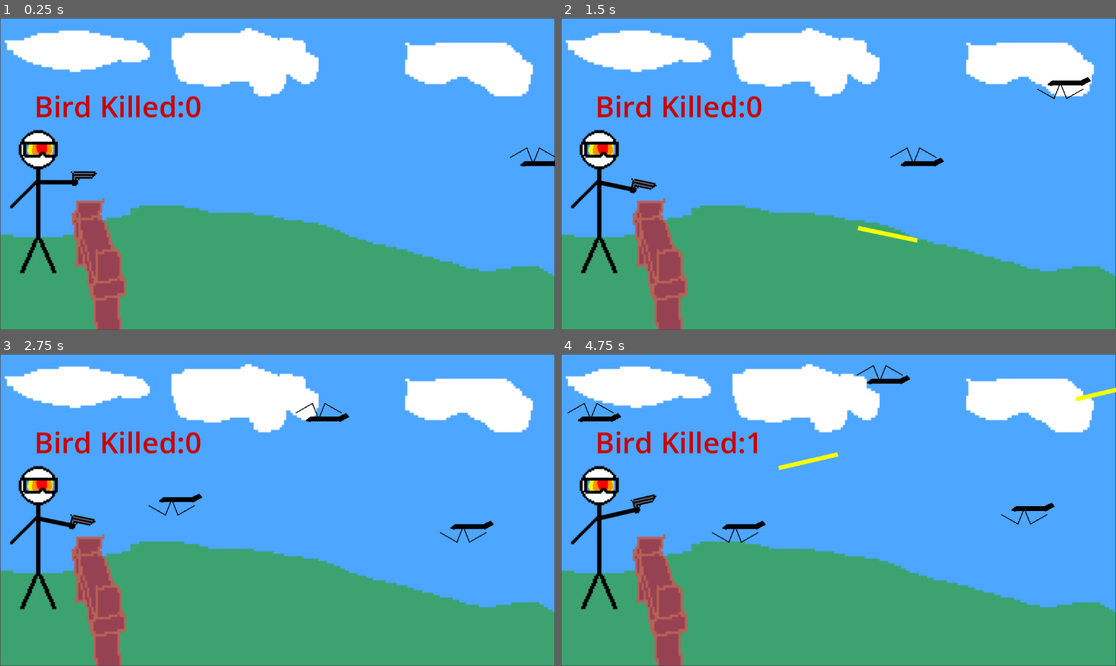
Above: before the commit, frames 1-4 (two rows, left to right).
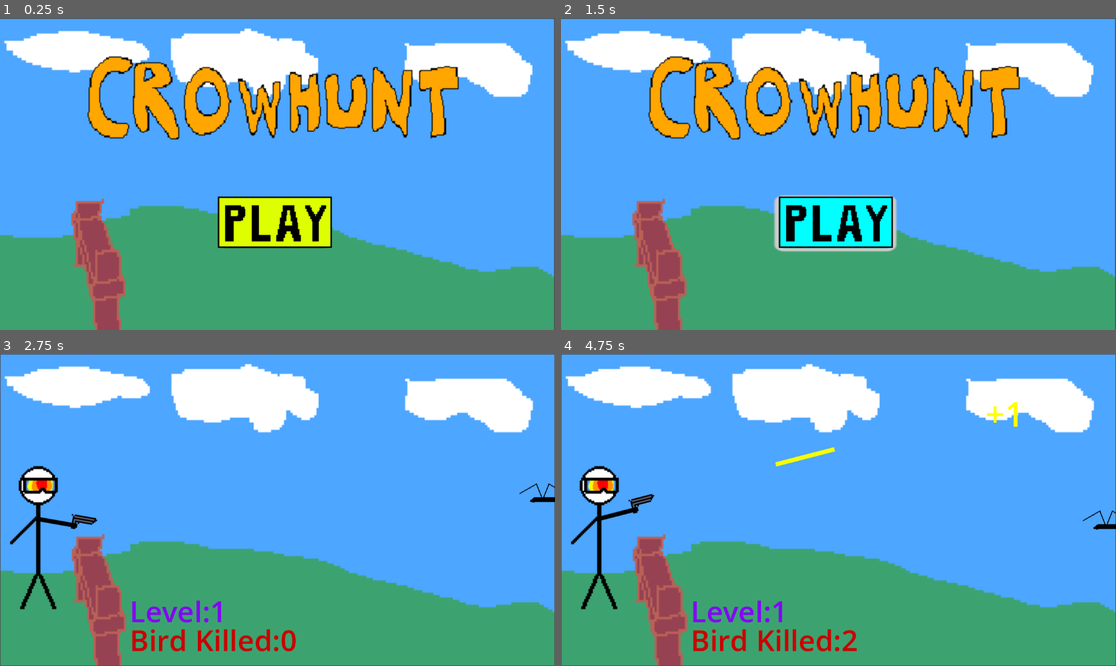
Above: after the commit, the same moments.

Repository: BingHaoJo/stickbird-shooter
Game: Godot game, scene res://Scenes/main_menu.tscn
Same seed, same stepped clock (60 frames per second), same inputs: the game is played once before the commit and once after it. Before the commit the project starts from res://Scenes/main.tscn.
Inputs (mouse positions are in pixels of both pictures, inside the frame that each line leads up to):
- Up to frame 1 (0.25 s): no input
- Up to frame 2 (1.5 s): click (832, 223) at 0.52 s; click (832, 223) at 1.27 s
- Up to frame 3 (2.75 s): click (271, 559) at 2.02 s
- Up to frame 4 (4.75 s): move the mouse to (960, 494) at 2.77 s; press the mouse at (960, 494) at 2.78 s; move the mouse to (727, 525) at 3.52 s; release the mouse at (727, 525) at 3.53 s; click (727, 525) at 3.6 s; move the mouse to (894, 441) at 4.27 s; press the mouse at (894, 441) at 4.28 s

The runs differ from the first frame. In frame 1, 17% of the frame differs, in the area x 0-100%, y 0-100%; in frame 2, 17%; in frame 3, 3.1%; in frame 4, 3.8%.

Commit message:
Finish UI

Diff:
--- a/Scenes/bird.tscn
+++ b/Scenes/bird.tscn
@@ -5,7 +5,7 @@
 [ext_resource type="Texture2D" uid="uid://dj6wh8ba8wdpc" path="res://Assets/stickbird_frame_2_256x256.png" id="2_dnvpi"]
 
 [sub_resource type="RectangleShape2D" id="RectangleShape2D_vl8r2"]
-size = Vector2(214, 63.333332)
+size = Vector2(214, 91.33333)
 
 [sub_resource type="SpriteFrames" id="SpriteFrames_rr33m"]
 animations = [{
@@ -23,10 +23,11 @@
 
 [node name="Bird" type="CharacterBody2D" groups=["Bird"]]
 scale = Vector2(0.5, 0.5)
+collision_mask = 2
 script = ExtResource("1_dnvpi")
 
 [node name="CollisionShape2D" type="CollisionShape2D" parent="."]
-position = Vector2(21, 21.666666)
+position = Vector2(21, 7.666667)
 shape = SubResource("RectangleShape2D_vl8r2")
 
 [node name="AnimatedSprite2D" type="AnimatedSprite2D" parent="."]
--- a/Scenes/bullet.tscn
+++ b/Scenes/bullet.tscn
@@ -15,6 +15,7 @@
 
 [node name="Area2D" type="Area2D" parent="."]
 position = Vector2(47, 0)
+collision_layer = 2
 
 [node name="CollisionShape2D" type="CollisionShape2D" parent="Area2D"]
 position = Vector2(10.5, 0.5)
--- a/Scenes/main.tscn
+++ b/Scenes/main.tscn
@@ -9,6 +9,10 @@
 [sub_resource type="LabelSettings" id="LabelSettings_jjvhh"]
 font_size = 60
 font_color = Color(0.8012637, 1.540184e-06, 6.738305e-07, 1)
+
+[sub_resource type="LabelSettings" id="LabelSettings_kry3j"]
+font_size = 60
+font_color = Color(0.52156866, 0, 0.9764706, 1)
 
 [node name="Main" type="Node2D"]
 
@@ -41,12 +45,20 @@
 position = Vector2(1185, 42)
 
 [node name="PointCounter" type="Label" parent="."]
-offset_left = 70.0
-offset_top = 142.0
-offset_right = 110.0
-offset_bottom = 238.0
+offset_left = 268.0
+offset_top = 553.0
+offset_right = 308.0
+offset_bottom = 649.0
 text = "0"
 label_settings = SubResource("LabelSettings_jjvhh")
+
+[node name="LevelCounter" type="Label" parent="."]
+offset_left = 268.0
+offset_top = 493.0
+offset_right = 308.0
+offset_bottom = 589.0
+text = "0"
+label_settings = SubResource("LabelSettings_kry3j")
 
 [node name="BirdSpawnPlace" type="Node" parent="."]
 
@@ -57,5 +69,6 @@
 [node name="DingPlayer" type="AudioStreamPlayer2D" parent="."]
 stream = ExtResource("5_kry3j")
 
+[connection signal="milestine_hit" from="PointsManager" to="SpawnManager" method="_on_points_manager_milestine_hit"]
 [connection signal="timeout" from="SpawnTimer" to="SpawnManager" method="_on_spawn_timer_timeout"]
 [connection signal="child_exiting_tree" from="BirdSpawnPlace" to="PointsManager" method="_on_bird_spawn_place_child_exiting_tree"]
--- a/Scenes/main_menu.tscn
+++ b/Scenes/main_menu.tscn
@@ -1,6 +1,25 @@
-[gd_scene load_steps=2 format=3 uid="uid://b02rgrmiw3pa7"]
+[gd_scene load_steps=8 format=3 uid="uid://b02rgrmiw3pa7"]
 
 [ext_resource type="Texture2D" uid="uid://cp8sl33ehb2jm" path="res://Assets/grassy_blue_sky_with_fence_bg_512x256.png" id="1_28flt"]
+[ext_resource type="Texture2D" uid="uid://byelxmu3o3jn4" path="res://Assets/crowhunt_title_512x256.png" id="2_ce3w2"]
+[ext_resource type="Script" uid="uid://bsepxsymj61a3" path="res://Scenes/play_button.gd" id="3_n45e2"]
+[ext_resource type="Texture2D" uid="uid://d2d1pp2w3v7ax" path="res://Assets/play_button_512x256.png" id="4_opfnp"]
+[ext_resource type="Texture2D" uid="uid://dxi1s7ksim08b" path="res://Assets/pressed_play_button_512x256.png" id="5_n45e2"]
+[ext_resource type="AudioStream" uid="uid://bnw4fqrudtxgt" path="res://Audio/Ding_SFX_Stereo_48000Hz.wav" id="6_opfnp"]
+
+[sub_resource type="SpriteFrames" id="SpriteFrames_opfnp"]
+animations = [{
+"frames": [{
+"duration": 1.0,
+"texture": ExtResource("4_opfnp")
+}, {
+"duration": 1.0,
+"texture": ExtResource("5_n45e2")
+}],
+"loop": false,
+"name": &"default",
+"speed": 5.0
+}]
 
 [node name="MainMenu" type="Node2D"]
 
@@ -9,15 +28,33 @@
 scale = Vector2(2.2460938, 2.5234375)
 texture = ExtResource("1_28flt")
 
-[node name="Button" type="Button" parent="."]
+[node name="CrowhuntTitle512x256" type="Sprite2D" parent="."]
+position = Vector2(568, 176)
+scale = Vector2(2, 2)
+texture = ExtResource("2_ce3w2")
+
+[node name="PlayButton" type="Button" parent="."]
 anchors_preset = 15
 anchor_right = 1.0
 anchor_bottom = 1.0
-offset_left = 511.0
-offset_top = 389.0
-offset_right = 558.0
-offset_bottom = 420.0
+offset_left = 453.0
+offset_top = 375.0
+offset_right = 500.0
+offset_bottom = 406.0
 grow_horizontal = 2
 grow_vertical = 2
-scale = Vector2(2, 2)
-flat = true
+scale = Vector2(4.960001, 3.32)
+action_mode = 0
+script = ExtResource("3_n45e2")
+
+[node name="AnimatedSprite2D" type="AnimatedSprite2D" parent="PlayButton"]
+position = Vector2(23.992004, 15.9640045)
+scale = Vector2(0.302, 0.452)
+sprite_frames = SubResource("SpriteFrames_opfnp")
+
+[node name="DingPlayer" type="AudioStreamPlayer2D" parent="PlayButton"]
+position = Vector2(-91.33063, -112.95181)
+scale = Vector2(0.20161286, 0.30120483)
+stream = ExtResource("6_opfnp")
+
+[connection signal="pressed" from="PlayButton" to="PlayButton" method="_on_pressed"]
--- /dev/null
+++ b/Scenes/play_button.gd
@@ -0,0 +1,8 @@
+extends Button
+
+
+func _on_pressed() -> void:
+	$AnimatedSprite2D.frame = 1
+	$DingPlayer.play()
+	await get_tree().create_timer(2).timeout
+	get_tree().change_scene_to_file("res://Scenes/main.tscn")
--- a/Scenes/player.tscn
+++ b/Scenes/player.tscn
@@ -1,12 +1,16 @@
-[gd_scene load_steps=6 format=3 uid="uid://djdiwjipjgmn3"]
+[gd_scene load_steps=8 format=3 uid="uid://djdiwjipjgmn3"]
 
 [ext_resource type="Script" uid="uid://beyoousuttvaa" path="res://Scripts/player.gd" id="1_6t5aa"]
 [ext_resource type="Texture2D" uid="uid://bk3dw280ou2r" path="res://Assets/stickguy_without_gunhand 256x256.png" id="1_cvnsp"]
 [ext_resource type="Texture2D" uid="uid://cpvngarplgl4b" path="res://Assets/stick_gunhand_256x256.png" id="2_6t5aa"]
 [ext_resource type="AudioStream" uid="uid://b1ohfyomhej0n" path="res://Audio/Gun_Shot_Stereo_48000Hz.wav" id="4_vgqql"]
+[ext_resource type="AudioStream" uid="uid://dr4kcis5gnfwv" path="res://Audio/Gun_Reload_Stereo_48000Hz.wav" id="5_fkybt"]
 
 [sub_resource type="RectangleShape2D" id="RectangleShape2D_vgqql"]
 size = Vector2(71, 217)
+
+[sub_resource type="QuadMesh" id="QuadMesh_x3wgy"]
+size = Vector2(200, 20)
 
 [node name="Player" type="CharacterBody2D"]
 collision_layer = 0
@@ -21,14 +25,28 @@
 texture = ExtResource("1_cvnsp")
 
 [node name="gun_hand" type="Sprite2D" parent="."]
-position = Vector2(-2, -28)
+position = Vector2(-2, -17)
 texture = ExtResource("2_6t5aa")
-offset = Vector2(30, 5)
+offset = Vector2(30, -5)
 
 [node name="gun_barrel" type="RayCast2D" parent="gun_hand"]
-position = Vector2(84, 0)
+position = Vector2(84, -10)
 target_position = Vector2(15, 0)
 
 [node name="GunShotPlayer" type="AudioStreamPlayer2D" parent="."]
 stream = ExtResource("4_vgqql")
 volume_db = -15.0
+
+[node name="GunLoadPlayer" type="AudioStreamPlayer2D" parent="."]
+stream = ExtResource("5_fkybt")
+
+[node name="ProgressBar" type="ProgressBar" parent="."]
+visible = false
+offset_left = 56.0
+offset_top = -115.0
+offset_right = 60.0
+offset_bottom = -88.0
+
+[node name="MeshInstance2D" type="MeshInstance2D" parent="ProgressBar"]
+modulate = Color(0.05490196, 1, 0, 1)
+mesh = SubResource("QuadMesh_x3wgy")
--- a/Scripts/player.gd
+++ b/Scripts/player.gd
@@ -10,6 +10,9 @@
 
 var bullet = preload("res://Scenes/bullet.tscn")
 var canShoot: bool = true
+
+func _ready() -> void:
+	$GunLoadPlayer.play()
 
 func _physics_process(_delta: float) -> void:
 	# Track mouse and aiming
--- a/Scripts/points_manager.gd
+++ b/Scripts/points_manager.gd
@@ -1,13 +1,23 @@
 class_name PointsManager
 extends Node
+
+signal milestine_hit
 
 @onready var point_counter: Label = $"../PointCounter"
 
 var points_gained: int = 0
+var milestone_mark: int = 10
 
 # Called every frame. 'delta' is the elapsed time since the previous frame.
 func _process(_delta: float) -> void:
+	# Point counter text
 	point_counter.text = "Bird Killed:" + str(points_gained)
+
+	# When hit milestone
+	if points_gained >= milestone_mark:
+		milestone_mark += 10
+		milestine_hit.emit()
+
 
 func _on_bird_spawn_place_child_exiting_tree(node: Node) -> void:
 	if node.is_in_group("Bird") and node.isDead == true:
--- a/Scripts/spawn_manager.gd
+++ b/Scripts/spawn_manager.gd
@@ -5,18 +5,21 @@
 @onready var spawn_marker_end: Marker2D = $"../SpawnMarkers/SpawnMarkerEnd"
 @onready var spawn_marker_start: Marker2D = $"../SpawnMarkers/SpawnMarkerStart"
 @onready var spawn_timer: Timer = $"../SpawnTimer"
+@onready var level_counter: Label = $"../LevelCounter"
 
 var canSpawn: bool = true
 var bird = preload("res://Scenes/bird.tscn")
-
-# Called when the node enters the scene tree for the first time.
-func _ready() -> void:
-	pass # Replace with function body.
+var current_level: int = 1
 
 @warning_ignore("unused_parameter")
 # Called every frame. 'delta' is the elapsed time since the previous frame.
 func _process(delta: float) -> void:
+	# Spawn position
 	var rand_y_spawn = randf_range(spawn_marker_start.global_position.y, spawn_marker_end.global_position.y)
+
+	# Level counter text
+	level_counter.text = "Level:" + str(current_level)
+
 	if canSpawn:
 		var bird_instance = bird.instantiate()
 		bird_instance.global_position.x = spawn_marker_start.global_position.x
@@ -28,3 +31,8 @@
 
 func _on_spawn_timer_timeout() -> void:
 	canSpawn = true
+
+
+func _on_points_manager_milestine_hit() -> void:
+	current_level += 1
+	spawn_timer.wait_time /= current_level
--- a/project.godot
+++ b/project.godot
@@ -11,7 +11,7 @@
 [application]
 
 config/name="Stickbird Shooter"
-run/main_scene="uid://bqy4abfo14jy1"
+run/main_scene="uid://b02rgrmiw3pa7"
 config/features=PackedStringArray("4.5", "GL Compatibility")
 config/icon="res://icon.svg"
 
@@ -23,6 +23,10 @@
 ]
 }
 
+[layer_names]
+
+2d_physics/layer_2="Bullet_Mask"
+
 [rendering]
 
 renderer/rendering_method="gl_compatibility"
Binary file added: Assets/crowhunt_title_512x256.png
Not shown, added: Assets/crowhunt_title_512x256.png.import
Binary file added: Assets/play_button_512x256.png
Not shown, added: Assets/play_button_512x256.png.import
Binary file added: Assets/pressed_play_button_512x256.png
Not shown, added: Assets/pressed_play_button_512x256.png.import
Not shown: 1 places in Scenes/main.tscn that only renumber resources
Not shown, added: Scenes/play_button.gd.uid
